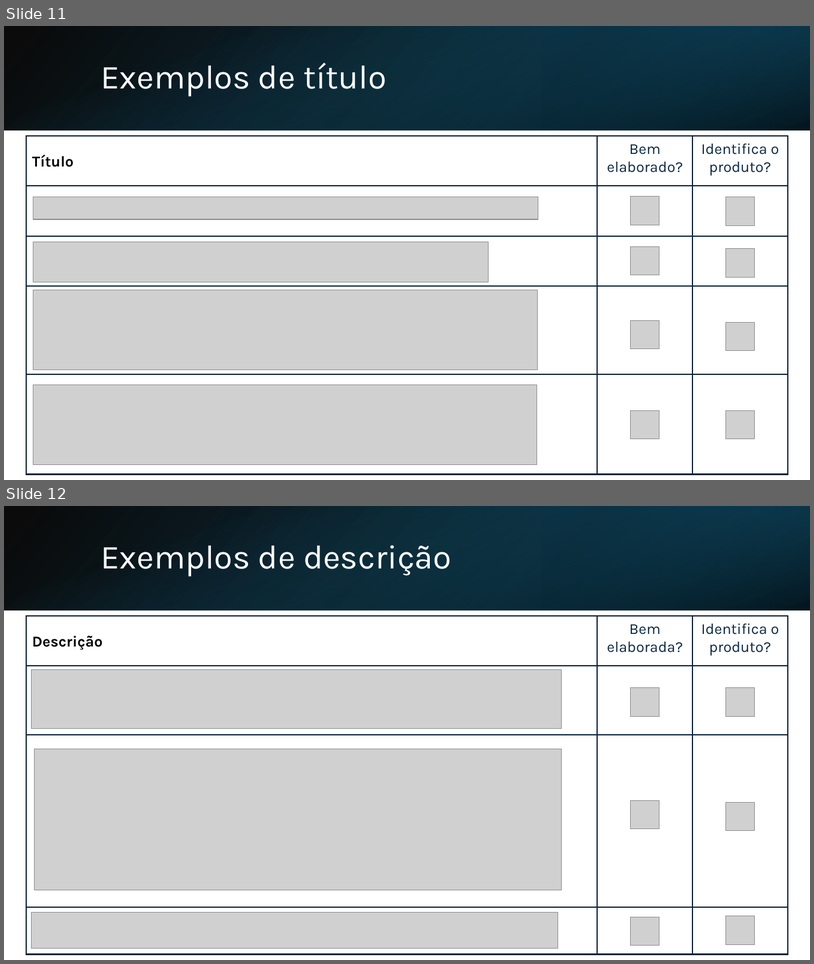
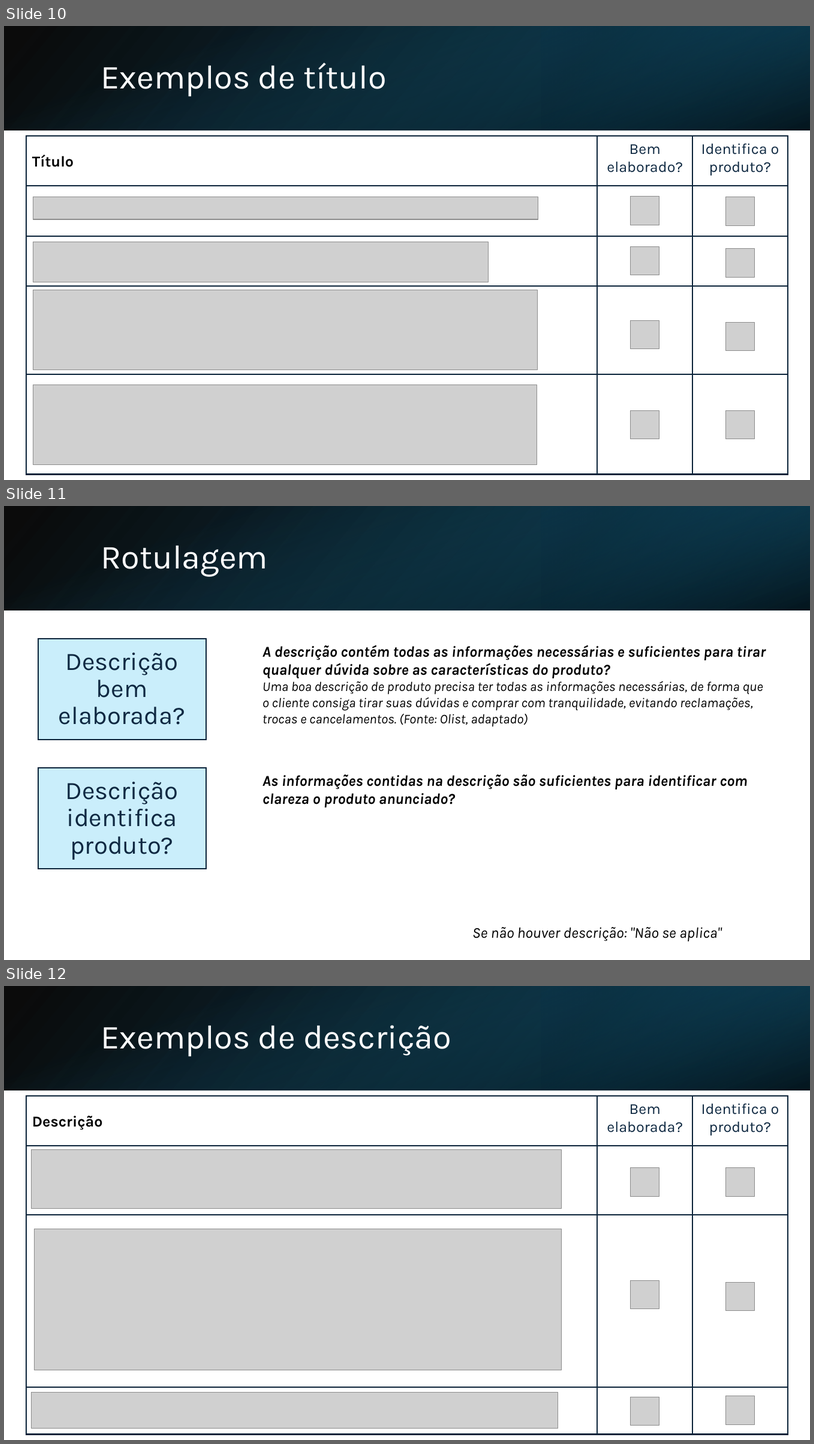
Before and after one commit to InovaFiscaliza/dados-pacp, a slide deck: sch/docs/Rotulagem de Anúncios.pptx. Shown one above the other, each under a label of ours: slides 11 and 12 before the commit, slides 10, 11 and 12 after it. The pictures are 814x964 and 814x1444 pixels, drawn with LibreOffice and Linux fonts; fonts in the diff are those of the drawing; grey boxes stand for pictures. Boxes give left, top, right and bottom in pixels: in the first picture for what was removed or moved away, otherwise in the second. Text is boxed around its words. In the diff, an @@ line names an element or a change of style, - is before the commit and + after.

```diff
--- a/sch/docs/Rotulagem de Anúncios.pptx
+++ b/sch/docs/Rotulagem de Anúncios.pptx
@@ slide 11 added at (4,506,810,960), background #FFFFFF @@
@@ rectangle added at (4,506,810,610), fill gradient #000000 to #104862 @@
@@ rectangle added at (4,507,810,610), fill gradient #156082 to #000000 @@
@@ rectangle added at (542,506,810,610), fill gradient #0B3041 to #156082 @@
@@ title added at (101,545,268,577), 40 pt, text #FFFFFF @@
+Rotulagem
@@ rectangle added at (38,639,206,739), fill #CAEEFB, outline #0D243B 1.5 pt @@
@@ text added at (263,645,766,727), 16 pt, text #000000, italic @@
+A descrição contém todas as informações necessárias e suficientes para tirar qualquer dúvida sobre as características do produto?
+Uma boa descrição de produto precisa ter todas as informações necessárias, de forma que o cliente consiga tirar suas dúvidas e comprar com tranquilidade, evitando reclamações, trocas e cancelamentos. (Fonte: Olist, adaptado)
@@ text added at (59,652,185,724), 30 pt, text #0E2841 @@
+Descrição bem elaborada?
@@ rectangle added at (38,768,206,869), fill #CAEEFB, outline #0D243B 1.5 pt @@
@@ text added at (263,774,747,807), 18 pt, text #000000, bold, italic @@
+As informações contidas na descrição são suficientes para identificar com clareza o produto anunciado?
@@ text added at (66,781,179,859), 30 pt, text #0E2841 @@
+Descrição identifica produto?
@@ text added at (473,927,722,941), 18 pt, text #000000, italic @@
+Se não houver descrição: "Não se aplica"
@@ what was slide 11 is now slide 10 @@
```
Also in this commit, not shown: 2 slides changed, 2 other slides added.
